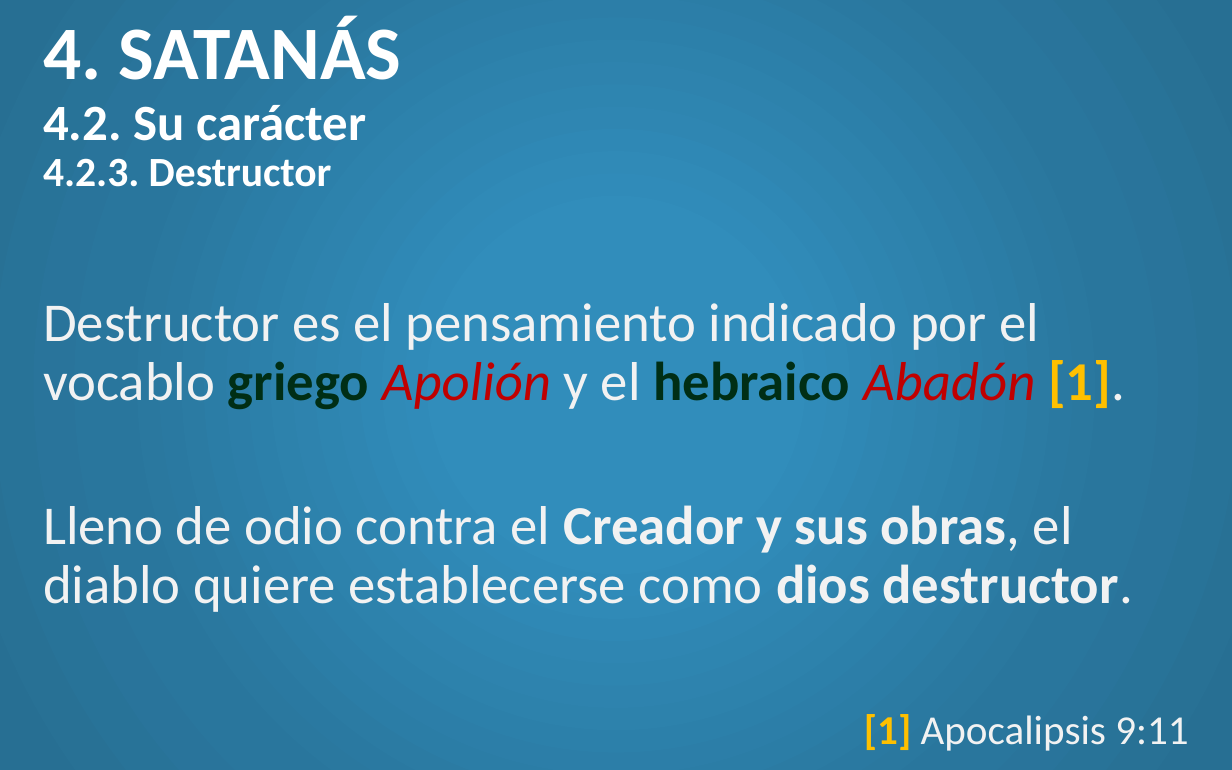
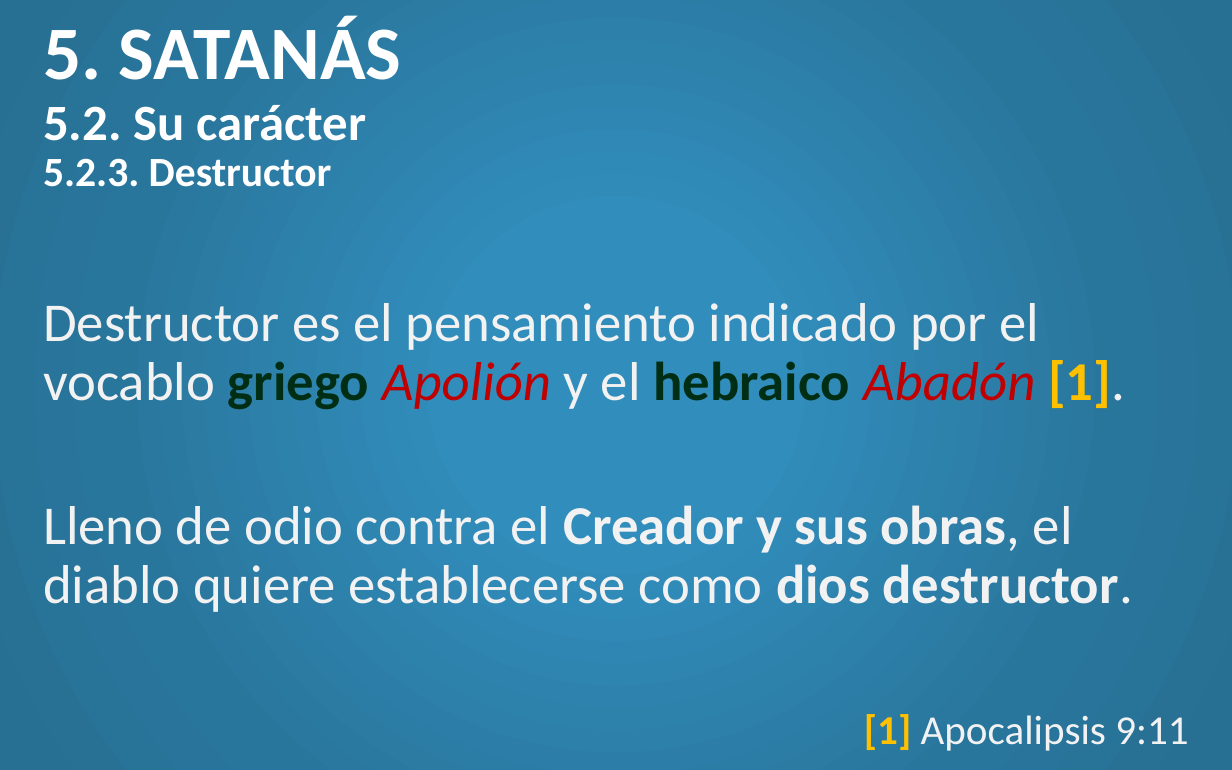
Before and after one commit to CreyTuning/documents, a slide deck: slide 30 of slideshow/Teologia Sistematica y Biblica - Myer Pearlman/Clases/5. Angeles.pptx. Drawn at 1232x770 pixels with LibreOffice and Linux fonts; fonts in the diff are those of the drawing. Boxes give left, top, right and bottom in pixels: in the first picture for what was removed or moved away, otherwise in the second. Text is boxed around its words. In the diff, an @@ line names an element or a change of style, - is before the commit and + after.

```diff
--- a/slideshow/Teologia Sistematica y Biblica - Myer Pearlman/Clases/5. Angeles.pptx
+++ b/slideshow/Teologia Sistematica y Biblica - Myer Pearlman/Clases/5. Angeles.pptx
@@ title at bbox=[43, 17, 402, 187]: text changed @@
-4. SATANÁS
-4.2. Su carácter
-4.2.3. Destructor
+5. SATANÁS
+5.2. Su carácter
+5.2.3. Destructor
```
Also in this commit, not shown: 12 other slides changed, 3 slides added, 4 other files.
